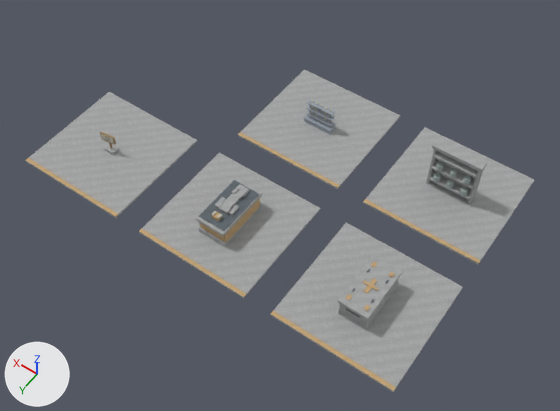
One commit to the glTF model development/levels/primitive-props-v1/site-kits/level_blockout_kit_wld_07_p03.glb: the scene before it, then after it.
One viewpoint serves both versions: a 50 mm lens placed at (-13.6, 18.8, 27.0), pointed at (-1.2, 1.5, -0.2). The axes (+X, +Y, +Z) are drawn at lower left. The lights are the same throughout. The older version comes first. Vertices at exactly the same position are counted once.

Names of what the first picture shows: 'level_blockout_kit_wld_07_p03'.
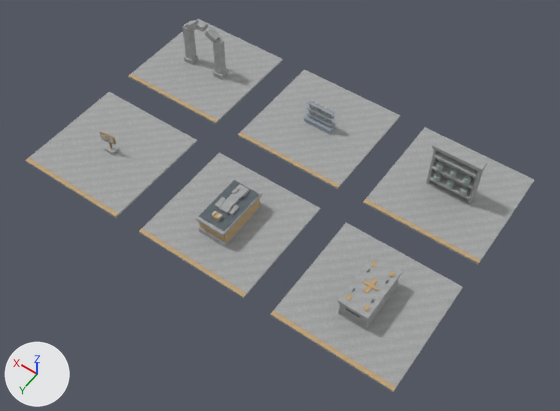
Changed parts and their boxes (x1, y1, x2, y2) in the pictures (560 x 411 px):
'level_blockout_kit_wld_07_p03', reshaped (15% taller): before (25, 69, 534, 392); after (25, 19, 534, 392)
part 1 of me_saint_bartholomew_s_forgotten_cemetery_map_kit_contact_room, added: after (128, 19, 283, 124)
part 2 of me_saint_bartholomew_s_forgotten_cemetery_map_kit_contact_room, added: after (213, 38, 226, 74)
part 3 of me_saint_bartholomew_s_forgotten_cemetery_map_kit_contact_room, added: after (182, 23, 197, 60)
part 4 of me_saint_bartholomew_s_forgotten_cemetery_map_kit_contact_room, added: after (196, 20, 208, 32)
part 5 of me_saint_bartholomew_s_forgotten_cemetery_map_kit_contact_room, added: after (213, 70, 228, 80)
part 6 of me_saint_bartholomew_s_forgotten_cemetery_map_kit_contact_room, added: after (184, 56, 198, 65)
part 7 of me_saint_bartholomew_s_forgotten_cemetery_map_kit_contact_room, added: after (128, 74, 218, 122)
part 8 of me_saint_bartholomew_s_forgotten_cemetery_map_kit_contact_room, added: after (185, 20, 221, 43)

The change, as a list of edits to the scene's bpy script:
```text
Change me_saint_bartholomew_s_forgotten_cemetery_map_kit_contact_room:
    used by ob_level_blockout_kit_wld_07_p03; location = (0.0, 0.0, 0.0)
    remove me_saint_bartholomew_s_forgotten_cemetery_map_kit_contact_room.from_pydata(...)  # 930 vertices, 1500 faces; spans x -9.8..9.8, y -6.3..6.3, z -0.1..2.5
    add me_saint_bartholomew_s_forgotten_cemetery_map_kit_contact_room.from_pydata(...)  # 1002 vertices, 1608 faces; spans x -9.8..9.8, y -6.3..6.3, z -0.1..2.8
    me_saint_bartholomew_s_forgotten_cemetery_map_kit_contact_room part 1: a new loose piece, a box spanning x 4.175..9.825, y -6.3..-0.7, z -0.11..-0.01, in mat_blockout_stone
    me_saint_bartholomew_s_forgotten_cemetery_map_kit_contact_room part 2: a new loose piece, a box spanning x 5.85..6.23, y -3.69..-3.31, z 0.0..2.19, in mat_blockout_stone
    me_saint_bartholomew_s_forgotten_cemetery_map_kit_contact_room part 3: a new loose piece, a box spanning x 7.77..8.15, y -3.69..-3.31, z 0.0..2.19, in mat_blockout_stone
    me_saint_bartholomew_s_forgotten_cemetery_map_kit_contact_room part 4: a new loose piece, a box spanning x 6.8..7.2, y -3.7..-3.3, z 2.51..2.77, in mat_blockout_stone
    me_saint_bartholomew_s_forgotten_cemetery_map_kit_contact_room part 5: a new loose piece, a box spanning x 5.78..6.3, y -3.72..-3.22, z 0.0..0.25, in mat_blockout_stone
    me_saint_bartholomew_s_forgotten_cemetery_map_kit_contact_room part 6: a new loose piece, a box spanning x 7.7..8.22, y -3.72..-3.22, z 0.0..0.25, in mat_blockout_stone
    me_saint_bartholomew_s_forgotten_cemetery_map_kit_contact_room part 7: a new loose piece, a box spanning x 4.175..9.825, y -0.89..-0.71, z -0.013..0.002, in mat_blockout_accent
    me_saint_bartholomew_s_forgotten_cemetery_map_kit_contact_room part 8
    8 vertices are added at x 6.0..8.0, y -3.7, z 2.1..2.7
    8 new vertices lie (0.0, 0.4, 0.0) away from vertices in x 6.0..8.0, y -3.7, z 2.1..2.7
    24 new faces join them, mat_blockout_stone
```
